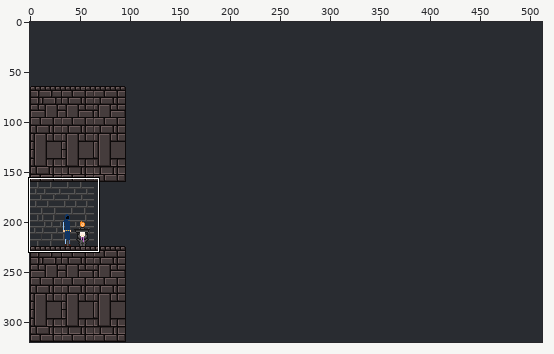
Two versions of one pixel-art file, SkeletonSlayerUnity/Assets/ASSETS_ROOT/backgrounds/dungeon_stone_background.aseprite. Above, an overview of the earlier version with the close-up marked.
Close-up. As it was:
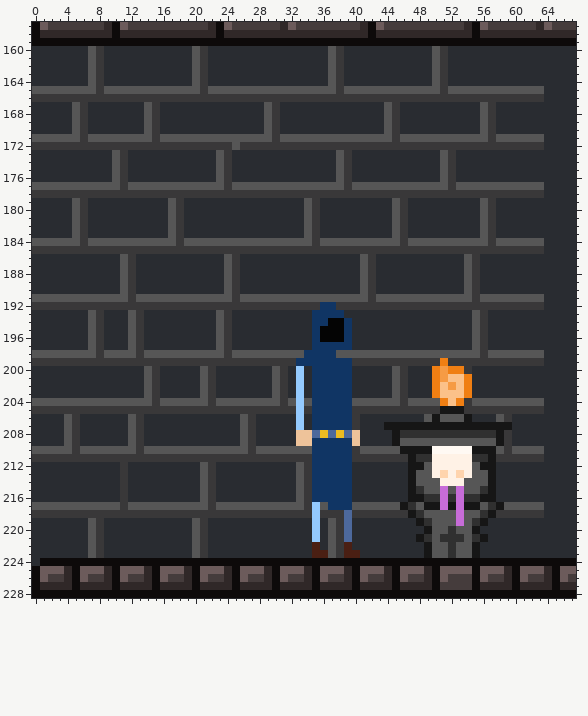
512x320 pixels, 1 frame. Colours within 5 levels of each other are drawn and written as one. Shown: x 0..67, y 157..228.
Once edited:
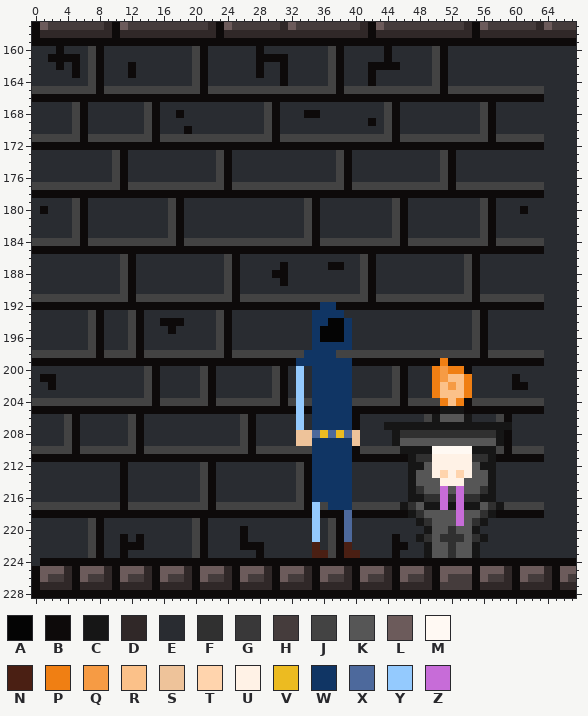
Palette (. is transparent): A #040404  B #0d0a0a  C #161616  D #302828  E #292c31  F #303030  G #393839  H #453c3c  J #434343  K #565656  L #6c5b5b  M #fff9f3  N #4a1f13  P #f07f13  Q #f69b44  R #fbc189  S #eec39a  T #ffd4ad  U #fff2e6  V #ecbb21  W #103564  X #4d699c  Y #94cafe  Z #c76cd8
What changed:
Layer "stone_wall":
The author changed colour E to colour B in row 160 at x 3, 28 and 44; in row 161 at x 2 to 5, 28 to 31 and 44; in row 162 at x 3, 5, 12, 28, 31 and 42 to 45; in row 163 at x 5, 12, 28, 31 and 42; in row 164 at x 31 and 42; in row 168 at x 18 and 34 to 35.
The author changed colour E to colour B in row 169 at x 42; in row 170 at x 19; in row 180 at x 1 and 61; in row 187 at x 31 and 37 to 38; in row 188 at x 30 to 31; in row 189 at x 31.
The author changed colour E to colour B in row 194 at x 16 to 18; in row 195 at x 17; in row 201 at x 1 to 2 and 60; in row 202 at x 2 and 60 to 61; in row 220 at x 26; in row 221 at x 11, 13, 26 and 45.
The author changed colour E to colour B in row 222 at x 11 to 13, 26 to 28 and 45 to 46; in row 223 at x 11, 28 and 45.
The author changed colour G to colour B in rows 160 to 165 at x 8, 21, 38 and 51; in row 166 at x 0 to 63; in rows 167 to 171 at x 6, 15, 30, 45 and 57; in row 172 at x 0 to 24 and 26 to 63; in rows 173 to 177 at x 11, 24, 39 and 52; in row 178 at x 0 to 63.
The author changed colour G to colour B in rows 179 to 184 at x 6, 18, 35, 46 and 57; in row 185 at x 0 to 63; in rows 186 to 191 at x 12, 25, 42 and 55; in row 192 at x 0 to 35 and 38 to 63; in rows 193 to 198 at x 8, 13, 24 and 56; in row 199 at x 0 to 32, 40 to 50 and 52 to 63.
The author changed colour G to colour B in row 200 at x 15, 22, 31, 46 and 54; in rows 201 to 203 at x 15, 22, 31 and 46; in row 204 at x 15, 22, 31, 46 and 54; in row 205 at x 0 to 32, 34, 40 to 50 and 54 to 63; in row 206 at x 5, 13, 27, 40 and 59; in row 207 at x 5, 13, 27 and 40.
The author changed colour G to colour B in rows 208 to 209 at x 5, 13, 27 and 59; in row 210 at x 5, 13, 27, 40 and 59; in row 211 at x 0 to 34, 40 to 46 and 58 to 63; in rows 212 to 217 at x 11, 22 and 34; in row 218 at x 0 to 34, 36 to 38, 40 to 46 and 58 to 63; in rows 219 to 223 at x 8, 21 and 38.
The author changed colour K to colour B in row 172 at x 25.
The author changed colour K to colour J in rows 160 to 164 at x 7, 20, 37 and 50; in row 165 at x 0 to 7, 9 to 20, 22 to 37, 39 to 50 and 52 to 63; in rows 167 to 170 at x 5, 14, 29, 44 and 56; in row 171 at x 0 to 5, 7 to 14, 16 to 29, 31 to 44, 46 to 56 and 58 to 63; in rows 173 to 176 at x 10, 23, 38 and 51; in row 177 at x 0 to 10, 12 to 23, 25 to 38, 40 to 51 and 53 to 63.
The author changed colour K to colour J in rows 179 to 183 at x 5, 17, 34, 45 and 56; in row 184 at x 0 to 5, 7 to 17, 19 to 34, 36 to 45, 47 to 56 and 58 to 63; in rows 186 to 190 at x 11, 24, 41 and 54; in row 191 at x 0 to 11, 13 to 24, 26 to 41, 43 to 54 and 56 to 63; in rows 193 to 197 at x 7, 12, 23 and 55; in row 198 at x 0 to 7, 9 to 12, 14 to 23, 25 to 33, 38 to 55 and 57 to 63.
The author changed colour K to colour J in rows 200 to 203 at x 14, 21, 30 and 45; in row 204 at x 0 to 14, 16 to 21, 23 to 30, 32, 34, 40 to 45, 47 to 50 and 55 to 63; in row 206 at x 4, 12, 26, 49 and 58; in rows 207 to 209 at x 4, 12 and 26; in row 210 at x 0 to 4, 6 to 12, 14 to 26, 28 to 34, 41 to 45, 58 and 60 to 63; in rows 212 to 216 at x 21 and 33.
The author changed colour K to colour J in row 217 at x 0 to 10, 12 to 21, 23 to 33, 36, 40 to 45 and 59 to 63; in rows 219 to 223 at x 7, 20 and 37.
